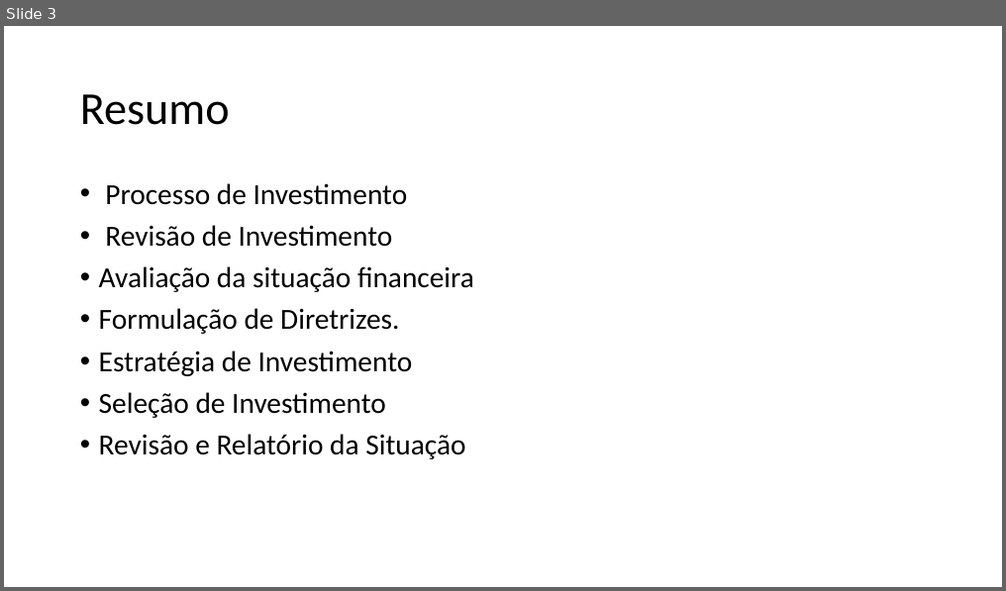
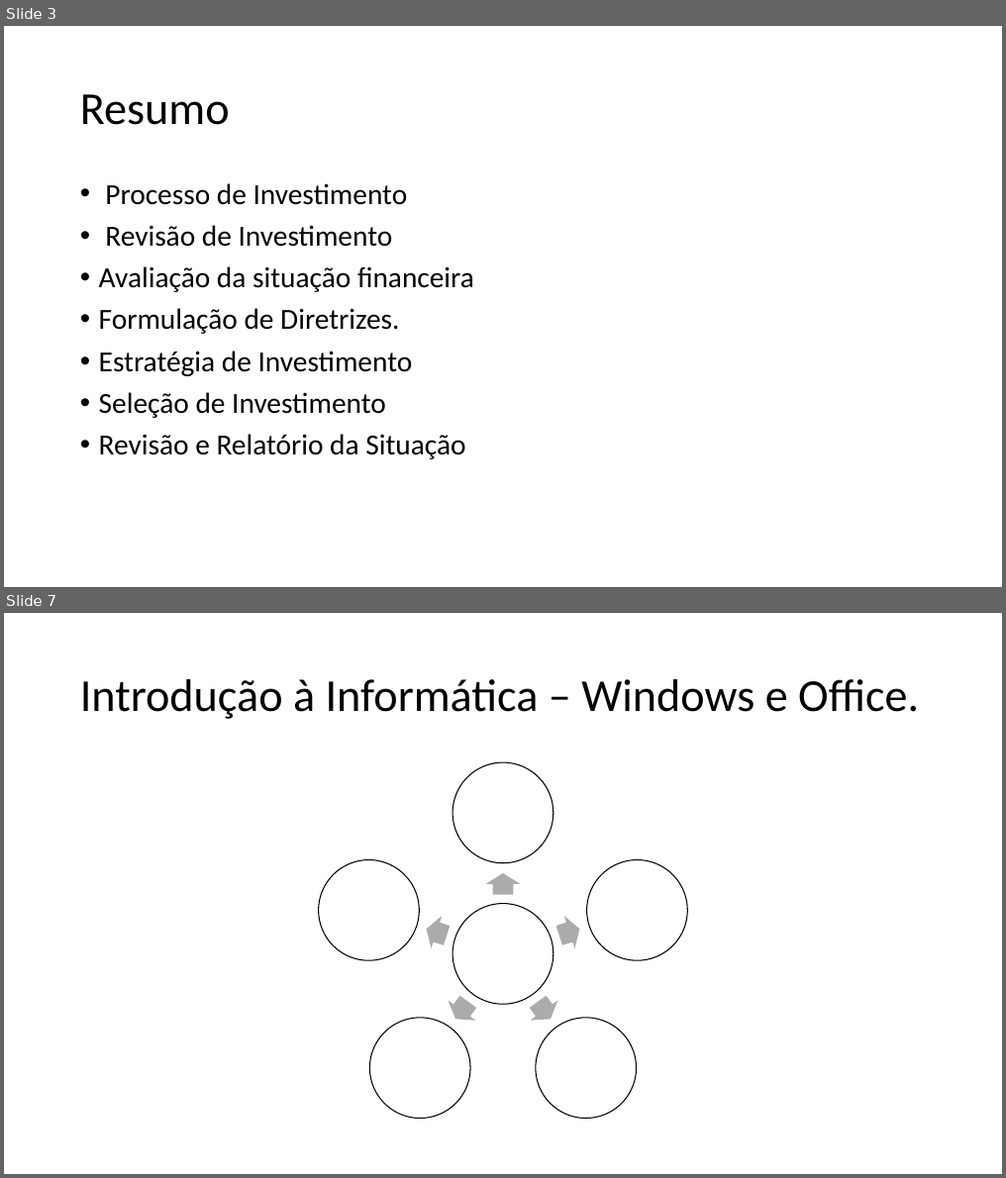
Before and after one commit to Bruno098/Documents, a slide deck: Introdução à Informática - Windows e Office 2023.1.61/Power Point/Ferguson.pptx. Shown one above the other, each under a label of ours: slide 3 before the commit, slides 3 and 7 after it; the slides between them are not shown. The pictures are 1006x591 and 1006x1178 pixels, drawn with LibreOffice and Linux fonts; fonts in the diff are those of the drawing. Boxes give left, top, right and bottom in pixels: in the first picture for what was removed or moved away, otherwise in the second. Text is boxed around its words. In the diff, an @@ line names an element or a change of style, - is before the commit and + after.

```diff
--- a/Introdução à Informática - Windows e Office 2023.1.61/Power Point/Ferguson.pptx
+++ b/Introdução à Informática - Windows e Office 2023.1.61/Power Point/Ferguson.pptx
@@ slide 7 added at [4,613,1002,1174], background #FFFFFF @@
@@ title added at [80,679,919,719], 44 pt, text #000000 @@
+Introdução à Informática – Windows e Office.
@@ group added at [319,762,687,1118]: 6 ellipses, 5 right arrows @@
```
Also in this commit, not shown: 2 slides changed, 1 other slide added, 6 other files.
